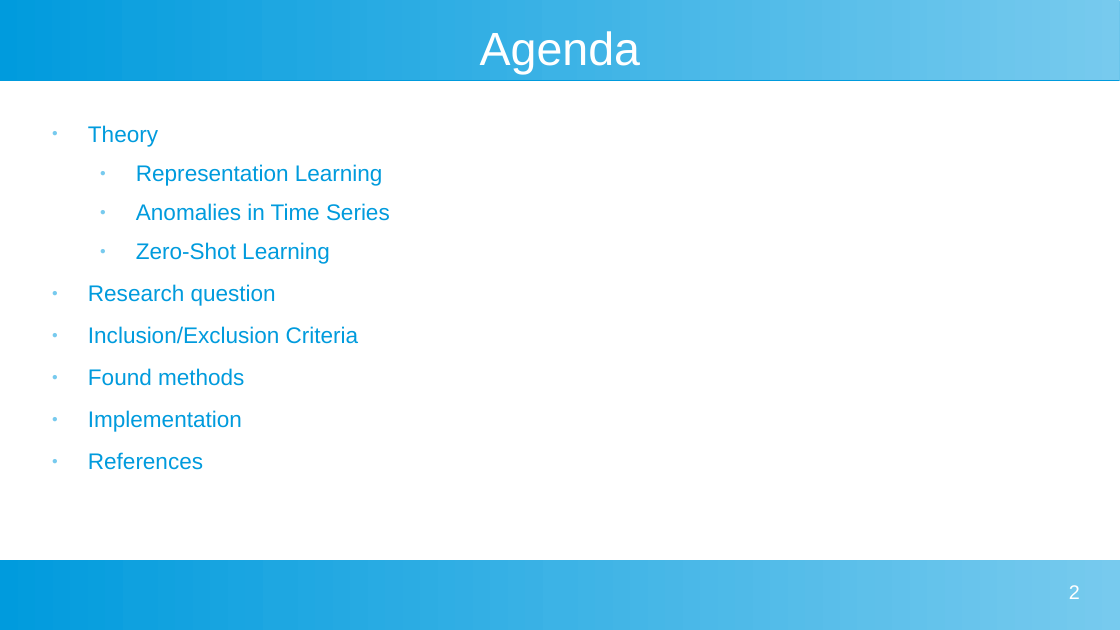
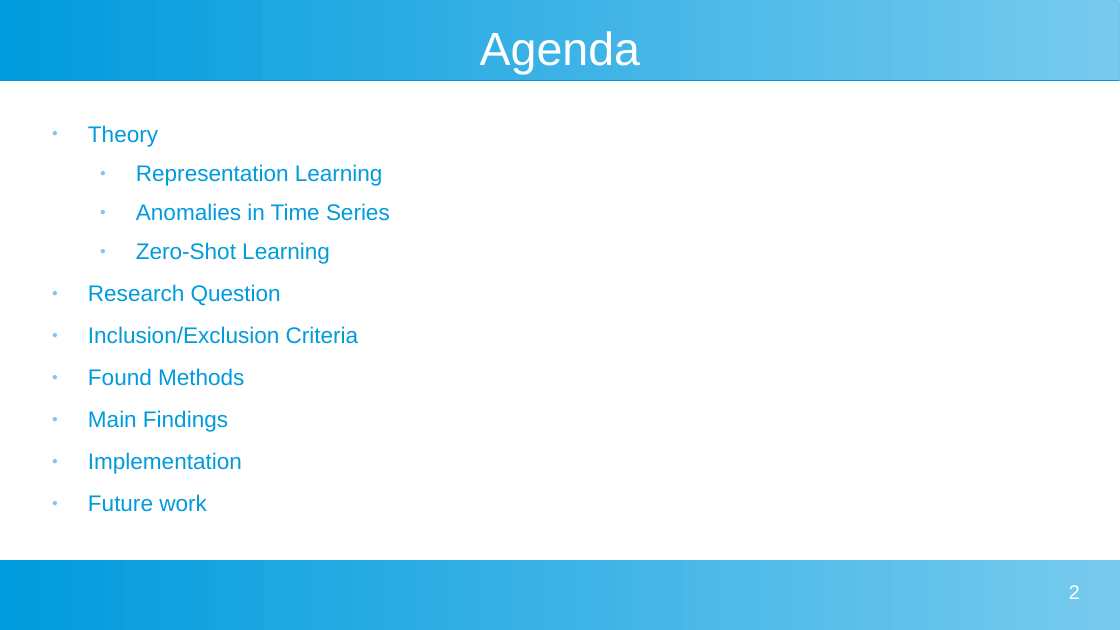
Before and after one commit to johanneshoelker/Smart-Systems-Paper, a slide deck: slide 2 of Presentation/Kolloq.odp. Drawn at 1120x630 pixels with LibreOffice and Linux fonts; fonts in the diff are those of the drawing. Boxes give left, top, right and bottom in pixels: in the first picture for what was removed or moved away, otherwise in the second. Text is boxed around its words. In the diff, an @@ line names an element or a change of style, - is before the commit and + after.

```diff
--- a/Presentation/Kolloq.odp
+++ b/Presentation/Kolloq.odp
@@ text at [88, 284, 281, 306]: text changed @@
-● Research question
+● Research Question
@@ text at [88, 368, 244, 432]: text changed @@
-● Found methods
+● Found Methods
+● Main Findings
@@ text at [88, 494, 207, 512]: text changed @@
-● References
+● Future work
```
Also in this commit, not shown: 6 other slides changed, 3 slides added, 1 slide removed, 2 other files.
